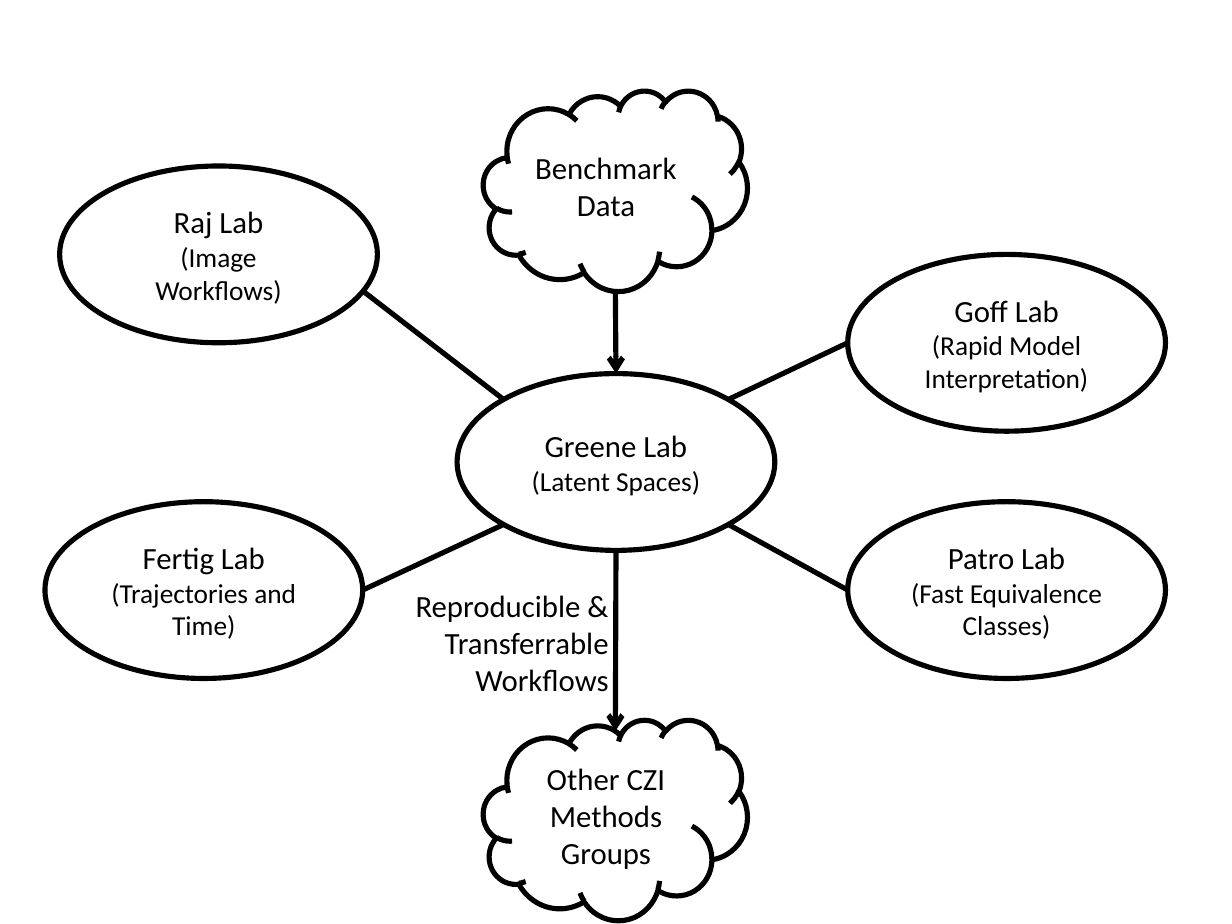
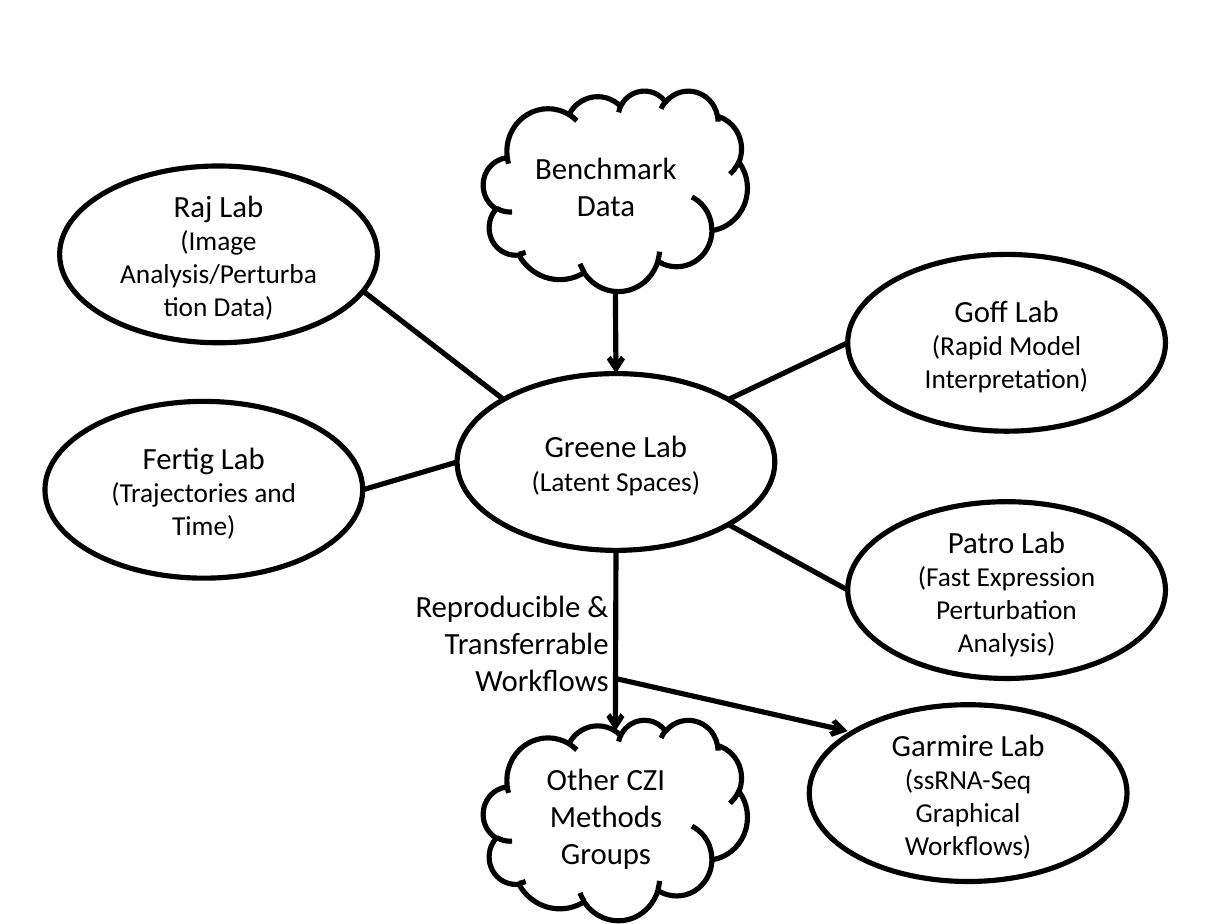
Before and after one commit to greenelab/czi-rfa, a slide deck: slide 1 of collab-net-figure.pptx. Drawn at 1232x924 pixels with LibreOffice and Linux fonts; fonts in the diff are those of the drawing. Boxes give left, top, right and bottom in pixels: in the first picture for what was removed or moved away, otherwise in the second. Text is boxed around its words. In the diff, an @@ line names an element or a change of style, - is before the commit and + after.

```diff
--- a/collab-net-figure.pptx
+++ b/collab-net-figure.pptx
@@ text in ellipse at (120,230,317,320): text changed @@
-(Image Workflows)
+(Image Analysis/Perturbation Data)
@@ ellipse "Fertig Lab": place and size @@
-ellipse "Fertig Lab" at (46,501,363,679)
+ellipse "Fertig Lab" at (46,402,363,579)
@@ line moved from (362, 590) - (504, 525) to (362, 490) - (457, 462) @@
@@ text in ellipse at (918,566,1096,657): text changed @@
-(Fast Equivalence Classes)
+(Fast Expression Perturbation Analysis)
@@ arrow added from (616, 679) to (848, 731), #000000 3 pt @@
@@ ellipse added at (809,705,1127,882), fill #FFFFFF, outline #000000 3 pt, 16 pt, text #000000 @@
+Garmire Lab
+(ssRNA-Seq Graphical Workflows)
```
Also in this commit, not shown: 2 other files.
